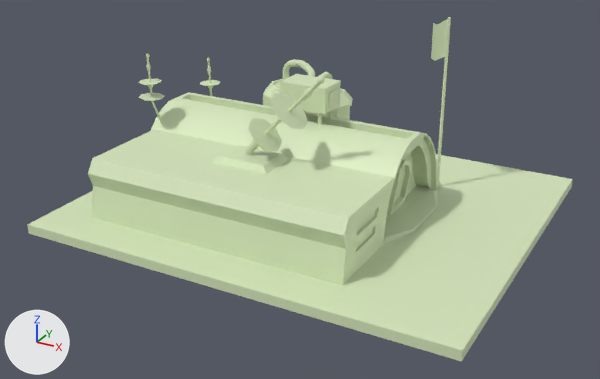
One commit to the Blender file GameAsset3_Buldings/Astra_Outpost.blend: the scene before it, then after it.
Both versions are drawn from a 50 mm lens placed at (37.4, -73.2, 38.0), pointed at (-0.2, -4.8, 3.8). The axes (+X, +Y, +Z) are drawn at lower left. The lights are the same throughout. The same objects are shown in both versions, whatever each file hides.

The older version as bpy lines, for what is in view:
```python
mat_material = principled_material('Material')
mat_material.base_color = (0.68, 0.801, 0.508)  # green #d7e7bd
me_cube = bpy.data.meshes.new('Cube')
me_cube.from_pydata(...)  # 1312 vertices, 1274 faces; spans x -22.4..22.4, y -20.4..17.4, z 0.3..19.8
me_cube.polygons.foreach_set('use_smooth', [True] * 1274)
me_cube.materials.append(mat_material)  # its picture is missing
ob_starforgeroutpost = bpy.data.objects.new('StarForgerOutpost', me_cube)
ob_starforgeroutpost.location = (0.0, 0.0, 0.0)
ob_starforgeroutpost.scale = (1.01, 1.01, 1.01)
```
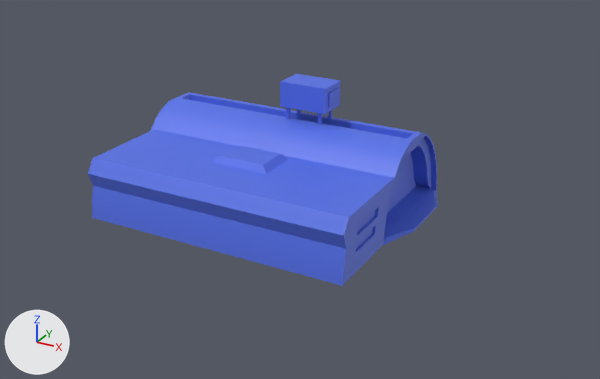
Changed parts and their boxes [x1, y1, x2, y2] in the pictures (600 x 379 px; the box of a moved part takes in the faces that stretch with it):
'StarForgerOutpost', recoloured, reshaped, rescaled (green to blue, 36% narrower, 38% shorter): before [27, 17, 573, 361]; after [88, 74, 438, 286]
part 1 of me_cube, moved or reshaped: before [88, 92, 438, 285]; after [88, 92, 438, 286]
part 2 of me_cube, moved or reshaped: [318, 113, 322, 125] in both
part 3 of me_cube, added (blue): after [280, 74, 341, 114]
part 4 of me_cube, deleted (green): before [27, 17, 573, 361]
part 5 of me_cube, cut back: before [280, 74, 341, 114]; after [286, 107, 301, 119]

The change in detail:
Material 'Material' (mat_material) changes colour from green #d7e7bd to blue #5470e7; in linear values from (0.68, 0.801, 0.508) to (0.0891, 0.162, 0.802).
me_cube is used by ob_starforgeroutpost; location (0.0, 0.0, 0.0); scale (1.01, 1.01, 1.01).
me_cube had 1312 vertices, 1274 faces and spanned x -22.4..22.4, y -20.4..17.4, z 0.3..19.8.
me_cube now has 384 vertices, 364 faces and spans x -18.8..11.9, y -16.2..7.2, z 1.2..13.9.
me_cube part 1: the loose piece of 206 vertices spanning x -18.6..11.8, y -16.0..7.1, z 1.2..9.7 is scaled about the mesh origin by 1.01.
me_cube part 2: the loose piece of 26 vertices spanning x 0.0..0.5, y -1.5..-1.1, z 9.7..11.3 is moved by (0.0, 0.0, 0.1).
me_cube part 3: the loose piece of 74 vertices spanning x -4.1..1.3, y -1.8..1.5, z 11.1..13.7 is copied, and the copy is moved by (0.0, 0.0, 0.1); it spans x -4.1..1.3, y -1.9..1.5, z 11.2..13.9.
me_cube part 4: 8 loose pieces with 928 vertices, spanning x -22.4..22.4, y -20.4..17.4, z 0.3..19.8, are deleted.
Part 5, on me_cube:
124 vertices are removed from x -4.1..1.3, y -1.8..1.5, z 9.7..13.7.
120 faces are deleted.
1 vertex moves within x -3.5, y 1.2, z 11.4.
45 vertices are added at x -3.7..-3.2, y -1.5..1.2, z 9.8..11.4.
5 new vertices lie (0.0, 0.0, -1.0) away from vertices in x -3.7..-3.5, y -1.5..1.2, z 11.4.
48 new faces join them.
Object 'StarForgerOutpost' (ob_starforgeroutpost) is rescaled from (1.01, 1.01, 1.01) to (1.0, 1.0, 1.0).
